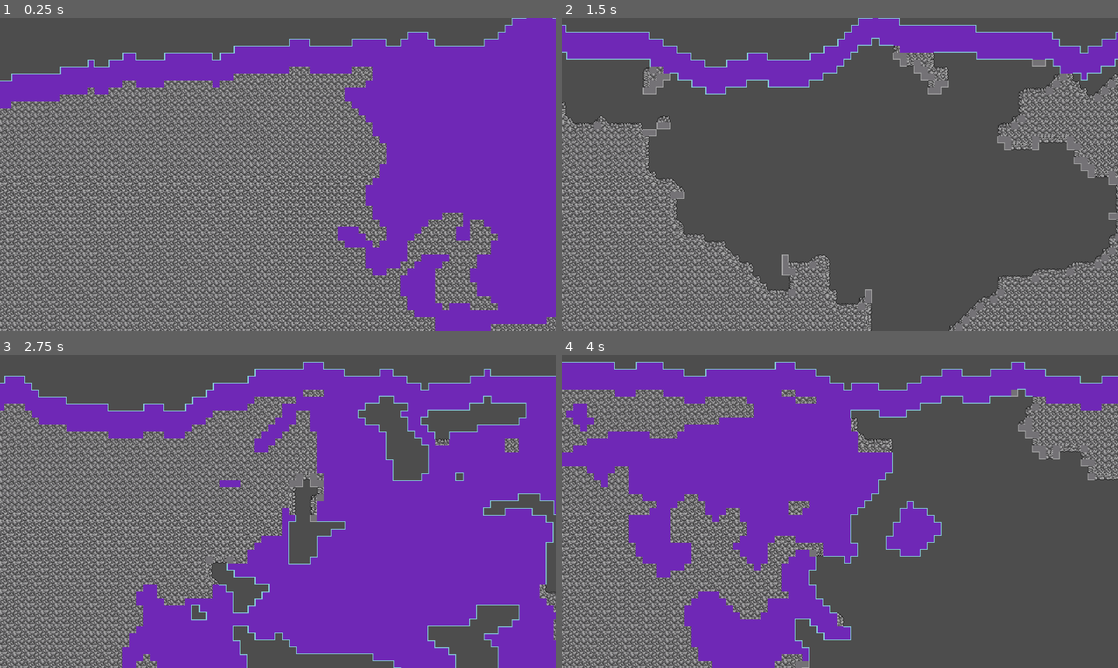
Above: before the commit, frames 1-4 (two rows, left to right).
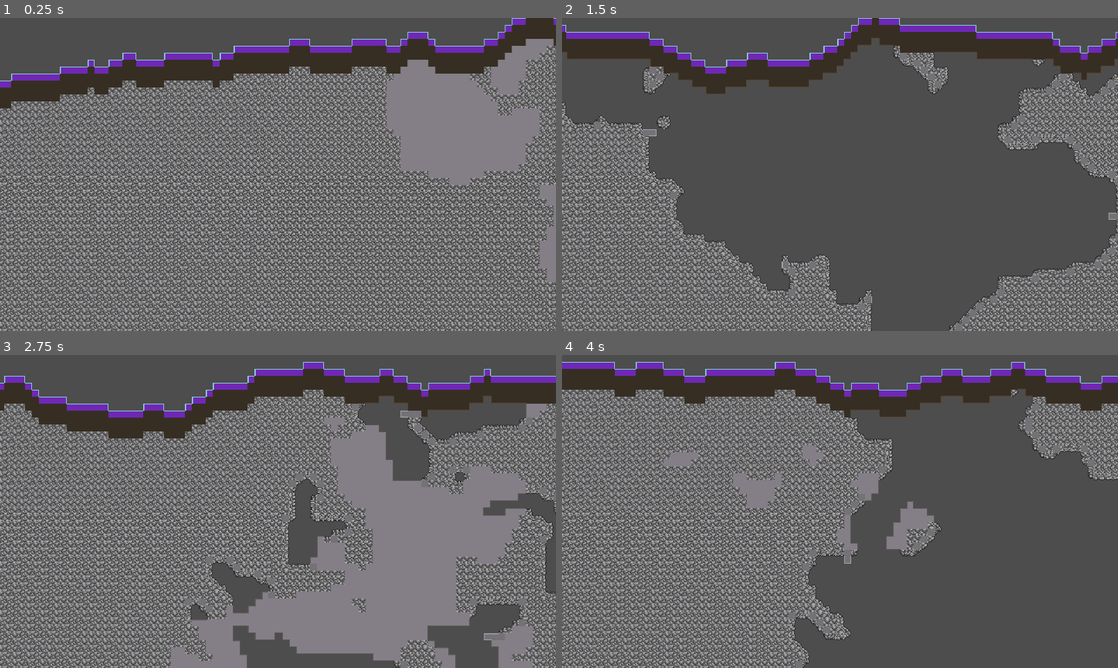
Above: after the commit, the same moments.

Repository: snuggyizme/terraria2
Game: Godot game, scene res://scenes/world.tscn
Same seed, same stepped clock (60 frames per second), same inputs: the game is played once before the commit and once after it. The project has no main scene, so this scene is started directly.
Inputs:
- Up to frame 1 (0.25 s): no input
- Up to frame 2 (1.5 s): tap Enter at 0.5 s; hold W (w) 0.53-1.28 s; tap Space at 1.25 s; tap W (w) at 1.35 s
- Up to frame 3 (2.75 s): tap Enter at 2 s; hold W (w) from 2.03 s (still down)
- Up to frame 4 (4 s): tap Space at 2.75 s; release W (w) at 2.78 s; tap W (w) at 2.85 s; tap Enter at 3.5 s; hold W (w) from 3.53 s (still down)

The runs differ from the first frame. In frame 1, 31% of the frame differs, in the area x 0-100%, y 0-100%; in frame 2, 7.3%; in frame 3, 45%, in the area x 0-100%, y 4-100%; in frame 4, 32%.

Commit message:
temp sheets for other blocks

Diff:
--- a/assets/resources/tileset.tres
+++ b/assets/resources/tileset.tres
@@ -2,6 +2,8 @@
 
 [ext_resource type="Texture2D" uid="uid://bfk4ht7hioj8g" path="res://assets/sprites/tiles/template.png" id="1_5mwl8"]
 [ext_resource type="Texture2D" uid="uid://7ri75qxowmmj" path="res://assets/sprites/tiles/stone.png" id="2_oldks"]
+[ext_resource type="Texture2D" uid="uid://bqja8hc54knea" path="res://assets/sprites/tiles/andesite.png" id="3_5xk8l"]
+[ext_resource type="Texture2D" uid="uid://d0al77ock078u" path="res://assets/sprites/tiles/dirt.png" id="4_qb64b"]
 
 [sub_resource type="OccluderPolygon2D" id="OccluderPolygon2D_5mwl8"]
 polygon = PackedVector2Array(4, -4, 4, 4, -4, 4, -4, -4)
@@ -765,7 +767,6 @@
 7:0/0/terrains_peering_bit/bottom_side = 0
 7:0/0/terrains_peering_bit/bottom_left_corner = 0
 7:0/0/terrains_peering_bit/left_side = 0
-8:0/0 = 0
 0:1/0 = 0
 0:1/0/terrain_set = 0
 0:1/0/terrain = 0
@@ -830,7 +831,6 @@
 7:1/0/terrains_peering_bit/top_left_corner = 0
 7:1/0/terrains_peering_bit/top_side = 0
 7:1/0/terrains_peering_bit/top_right_corner = 0
-8:1/0 = 0
 0:2/0 = 0
 0:2/0/terrain_set = 0
 0:2/0/terrain = 0
@@ -895,7 +895,6 @@
 7:2/0/terrains_peering_bit/left_side = 0
 7:2/0/terrains_peering_bit/top_left_corner = 0
 7:2/0/terrains_peering_bit/top_side = 0
-8:2/0 = 0
 0:3/0 = 0
 0:3/0/terrain_set = 0
 0:3/0/terrain = 0
@@ -944,7 +943,6 @@
 7:3/0/terrains_peering_bit/left_side = 0
 7:3/0/terrains_peering_bit/top_left_corner = 0
 7:3/0/terrains_peering_bit/top_side = 0
-8:3/0 = 0
 0:4/0 = 0
 1:4/0 = 0
 2:4/0 = 0
@@ -953,7 +951,6 @@
 5:4/0 = 0
 6:4/0 = 0
 7:4/0 = 0
-8:4/0 = 0
 0:5/0 = 0
 1:5/0 = 0
 2:5/0 = 0
@@ -962,7 +959,6 @@
 5:5/0 = 0
 6:5/0 = 0
 7:5/0 = 0
-8:5/0 = 0
 0:6/0 = 0
 1:6/0 = 0
 2:6/0 = 0
@@ -971,7 +967,6 @@
 5:6/0 = 0
 6:6/0 = 0
 7:6/0 = 0
-8:6/0 = 0
 0:7/0 = 0
 1:7/0 = 0
 2:7/0 = 0
@@ -980,7 +975,6 @@
 5:7/0 = 0
 6:7/0 = 0
 7:7/0 = 0
-8:7/0 = 0
 0:8/0 = 0
 1:8/0 = 0
 2:8/0 = 0
@@ -989,7 +983,343 @@
 5:8/0 = 0
 6:8/0 = 0
 7:8/0 = 0
-8:8/0 = 0
+0:9/0 = 0
+1:9/0 = 0
+2:9/0 = 0
+3:9/0 = 0
+4:9/0 = 0
+5:9/0 = 0
+6:9/0 = 0
+7:9/0 = 0
+
+[sub_resource type="OccluderPolygon2D" id="OccluderPolygon2D_5xk8l"]
+polygon = PackedVector2Array(4, -4, 4, 4, -4, 4, -4, -4, -1.725935, -4)
+
+[sub_resource type="OccluderPolygon2D" id="OccluderPolygon2D_qb64b"]
+polygon = PackedVector2Array(4, -4, 4, 4, -4, 4, -4, -4, -1.725935, -4)
+
+[sub_resource type="OccluderPolygon2D" id="OccluderPolygon2D_wlh5q"]
+polygon = PackedVector2Array(4, -4, 4, 4, -4, 4, -4, -4, -1.725935, -4)
+
+[sub_resource type="OccluderPolygon2D" id="OccluderPolygon2D_m7veq"]
+polygon = PackedVector2Array(4, -4, 4, 4, -4, 4, -4, -4, -1.725935, -4)
+
+[sub_resource type="TileSetAtlasSource" id="TileSetAtlasSource_qb64b"]
+texture = ExtResource("3_5xk8l")
+separation = Vector2i(1, 1)
+texture_region_size = Vector2i(8, 8)
+0:0/0 = 0
+0:0/0/occlusion_layer_0/polygon_0/polygon = SubResource("OccluderPolygon2D_5xk8l")
+0:0/0/physics_layer_0/polygon_0/points = PackedVector2Array(4, -4, 4, 4, -4, 4, -4, -4)
+1:0/0 = 0
+1:0/0/occlusion_layer_0/polygon_0/polygon = SubResource("OccluderPolygon2D_5xk8l")
+1:0/0/physics_layer_0/polygon_0/points = PackedVector2Array(4, -4, 4, 4, -4, 4, -4, -4)
+2:0/0 = 0
+2:0/0/occlusion_layer_0/polygon_0/polygon = SubResource("OccluderPolygon2D_5xk8l")
+2:0/0/physics_layer_0/polygon_0/points = PackedVector2Array(4, -4, 4, 4, -4, 4, -4, -4)
+3:0/0 = 0
+3:0/0/occlusion_layer_0/polygon_0/polygon = SubResource("OccluderPolygon2D_5xk8l")
+3:0/0/physics_layer_0/polygon_0/points = PackedVector2Array(4, -4, 4, 4, -4, 4, -4, -4)
+4:0/0 = 0
+4:0/0/occlusion_layer_0/polygon_0/polygon = SubResource("OccluderPolygon2D_5xk8l")
+4:0/0/physics_layer_0/polygon_0/points = PackedVector2Array(4, -4, 4, 4, -4, 4, -4, -4)
+5:0/0 = 0
+5:0/0/occlusion_layer_0/polygon_0/polygon = SubResource("OccluderPolygon2D_5xk8l")
+5:0/0/physics_layer_0/polygon_0/points = PackedVector2Array(4, -4, 4, 4, -4, 4, -4, -4)
+6:0/0 = 0
+6:0/0/occlusion_layer_0/polygon_0/polygon = SubResource("OccluderPolygon2D_5xk8l")
+6:0/0/physics_layer_0/polygon_0/points = PackedVector2Array(4, -4, 4, 4, -4, 4, -4, -4)
+7:0/0 = 0
+7:0/0/occlusion_layer_0/polygon_0/polygon = SubResource("OccluderPolygon2D_5xk8l")
+7:0/0/physics_layer_0/polygon_0/points = PackedVector2Array(4, -4, 4, 4, -4, 4, -4, -4)
+0:1/0 = 0
+0:1/0/occlusion_layer_0/polygon_0/polygon = SubResource("OccluderPolygon2D_qb64b")
+0:1/0/physics_layer_0/polygon_0/points = PackedVector2Array(4, -4, 4, 4, -4, 4, -4, -4)
+1:1/0 = 0
+1:1/0/occlusion_layer_0/polygon_0/polygon = SubResource("OccluderPolygon2D_qb64b")
+1:1/0/physics_layer_0/polygon_0/points = PackedVector2Array(4, -4, 4, 4, -4, 4, -4, -4)
+2:1/0 = 0
+2:1/0/occlusion_layer_0/polygon_0/polygon = SubResource("OccluderPolygon2D_qb64b")
+2:1/0/physics_layer_0/polygon_0/points = PackedVector2Array(4, -4, 4, 4, -4, 4, -4, -4)
+3:1/0 = 0
+3:1/0/occlusion_layer_0/polygon_0/polygon = SubResource("OccluderPolygon2D_qb64b")
+3:1/0/physics_layer_0/polygon_0/points = PackedVector2Array(4, -4, 4, 4, -4, 4, -4, -4)
+4:1/0 = 0
+4:1/0/occlusion_layer_0/polygon_0/polygon = SubResource("OccluderPolygon2D_qb64b")
+4:1/0/physics_layer_0/polygon_0/points = PackedVector2Array(4, -4, 4, 4, -4, 4, -4, -4)
+5:1/0 = 0
+5:1/0/occlusion_layer_0/polygon_0/polygon = SubResource("OccluderPolygon2D_qb64b")
+5:1/0/physics_layer_0/polygon_0/points = PackedVector2Array(4, -4, 4, 4, -4, 4, -4, -4)
+6:1/0 = 0
+6:1/0/occlusion_layer_0/polygon_0/polygon = SubResource("OccluderPolygon2D_qb64b")
+6:1/0/physics_layer_0/polygon_0/points = PackedVector2Array(4, -4, 4, 4, -4, 4, -4, -4)
+7:1/0 = 0
+7:1/0/occlusion_layer_0/polygon_0/polygon = SubResource("OccluderPolygon2D_qb64b")
+7:1/0/physics_layer_0/polygon_0/points = PackedVector2Array(4, -4, 4, 4, -4, 4, -4, -4)
+0:2/0 = 0
+0:2/0/occlusion_layer_0/polygon_0/polygon = SubResource("OccluderPolygon2D_qb64b")
+0:2/0/physics_layer_0/polygon_0/points = PackedVector2Array(4, -4, 4, 4, -4, 4, -4, -4)
+1:2/0 = 0
+1:2/0/occlusion_layer_0/polygon_0/polygon = SubResource("OccluderPolygon2D_qb64b")
+1:2/0/physics_layer_0/polygon_0/points = PackedVector2Array(4, -4, 4, 4, -4, 4, -4, -4)
+2:2/0 = 0
+2:2/0/occlusion_layer_0/polygon_0/polygon = SubResource("OccluderPolygon2D_qb64b")
+2:2/0/physics_layer_0/polygon_0/points = PackedVector2Array(4, -4, 4, 4, -4, 4, -4, -4)
+3:2/0 = 0
+3:2/0/occlusion_layer_0/polygon_0/polygon = SubResource("OccluderPolygon2D_qb64b")
+3:2/0/physics_layer_0/polygon_0/points = PackedVector2Array(4, -4, 4, 4, -4, 4, -4, -4)
+4:2/0 = 0
+4:2/0/occlusion_layer_0/polygon_0/polygon = SubResource("OccluderPolygon2D_qb64b")
+4:2/0/physics_layer_0/polygon_0/points = PackedVector2Array(4, -4, 4, 4, -4, 4, -4, -4)
+5:2/0 = 0
+5:2/0/occlusion_layer_0/polygon_0/polygon = SubResource("OccluderPolygon2D_qb64b")
+5:2/0/physics_layer_0/polygon_0/points = PackedVector2Array(4, -4, 4, 4, -4, 4, -4, -4)
+6:2/0 = 0
+6:2/0/occlusion_layer_0/polygon_0/polygon = SubResource("OccluderPolygon2D_qb64b")
+6:2/0/physics_layer_0/polygon_0/points = PackedVector2Array(4, -4, 4, 4, -4, 4, -4, -4)
+7:2/0 = 0
+7:2/0/occlusion_layer_0/polygon_0/polygon = SubResource("OccluderPolygon2D_qb64b")
+7:2/0/physics_layer_0/polygon_0/points = PackedVector2Array(4, -4, 4, 4, -4, 4, -4, -4)
+0:3/0 = 0
+0:3/0/occlusion_layer_0/polygon_0/polygon = SubResource("OccluderPolygon2D_qb64b")
+0:3/0/physics_layer_0/polygon_0/points = PackedVector2Array(4, -4, 4, 4, -4, 4, -4, -4)
+1:3/0 = 0
+1:3/0/occlusion_layer_0/polygon_0/polygon = SubResource("OccluderPolygon2D_qb64b")
+1:3/0/physics_layer_0/polygon_0/points = PackedVector2Array(4, -4, 4, 4, -4, 4, -4, -4)
+2:3/0 = 0
+2:3/0/occlusion_layer_0/polygon_0/polygon = SubResource("OccluderPolygon2D_qb64b")
+2:3/0/physics_layer_0/polygon_0/points = PackedVector2Array(4, -4, 4, 4, -4, 4, -4, -4)
+3:3/0 = 0
+3:3/0/occlusion_layer_0/polygon_0/polygon = SubResource("OccluderPolygon2D_qb64b")
+3:3/0/physics_layer_0/polygon_0/points = PackedVector2Array(4, -4, 4, 4, -4, 4, -4, -4)
+4:3/0 = 0
+4:3/0/occlusion_layer_0/polygon_0/polygon = SubResource("OccluderPolygon2D_qb64b")
+4:3/0/physics_layer_0/polygon_0/points = PackedVector2Array(4, -4, 4, 4, -4, 4, -4, -4)
+5:3/0 = 0
+5:3/0/occlusion_layer_0/polygon_0/polygon = SubResource("OccluderPolygon2D_qb64b")
+5:3/0/physics_layer_0/polygon_0/points = PackedVector2Array(4, -4, 4, 4, -4, 4, -4, -4)
+6:3/0 = 0
+6:3/0/occlusion_layer_0/polygon_0/polygon = SubResource("OccluderPolygon2D_qb64b")
+6:3/0/physics_layer_0/polygon_0/points = PackedVector2Array(4, -4, 4, 4, -4, 4, -4, -4)
+7:3/0 = 0
+7:3/0/occlusion_layer_0/polygon_0/polygon = SubResource("OccluderPolygon2D_qb64b")
+7:3/0/physics_layer_0/polygon_0/points = PackedVector2Array(4, -4, 4, 4, -4, 4, -4, -4)
+0:4/0 = 0
+0:4/0/occlusion_layer_0/polygon_0/polygon = SubResource("OccluderPolygon2D_qb64b")
+0:4/0/physics_layer_0/polygon_0/points = PackedVector2Array(4, -4, 4, 4, -4, 4, -4, -4)
+1:4/0 = 0
+1:4/0/occlusion_layer_0/polygon_0/polygon = SubResource("OccluderPolygon2D_qb64b")
+1:4/0/physics_layer_0/polygon_0/points = PackedVector2Array(4, -4, 4, 4, -4, 4, -4, -4)
+2:4/0 = 0
+2:4/0/occlusion_layer_0/polygon_0/polygon = SubResource("OccluderPolygon2D_qb64b")
+2:4/0/physics_layer_0/polygon_0/points = PackedVector2Array(4, -4, 4, 4, -4, 4, -4, -4)
+3:4/0 = 0
+3:4/0/occlusion_layer_0/polygon_0/polygon = SubResource("OccluderPolygon2D_qb64b")
+3:4/0/physics_layer_0/polygon_0/points = PackedVector2Array(4, -4, 4, 4, -4, 4, -4, -4)
+4:4/0 = 0
+4:4/0/occlusion_layer_0/polygon_0/polygon = SubResource("OccluderPolygon2D_wlh5q")
+4:4/0/physics_layer_0/polygon_0/points = PackedVector2Array(4, -4, 4, 4, -4, 4, -4, -4)
+5:4/0 = 0
+5:4/0/occlusion_layer_0/polygon_0/polygon = SubResource("OccluderPolygon2D_qb64b")
+5:4/0/physics_layer_0/polygon_0/points = PackedVector2Array(4, -4, 4, 4, -4, 4, -4, -4)
+6:4/0 = 0
+6:4/0/occlusion_layer_0/polygon_0/polygon = SubResource("OccluderPolygon2D_qb64b")
+6:4/0/physics_layer_0/polygon_0/points = PackedVector2Array(4, -4, 4, 4, -4, 4, -4, -4)
+7:4/0 = 0
+7:4/0/occlusion_layer_0/polygon_0/polygon = SubResource("OccluderPolygon2D_qb64b")
+7:4/0/physics_layer_0/polygon_0/points = PackedVector2Array(4, -4, 4, 4, -4, 4, -4, -4)
+0:5/0 = 0
+0:5/0/occlusion_layer_0/polygon_0/polygon = SubResource("OccluderPolygon2D_wlh5q")
+0:5/0/physics_layer_0/polygon_0/points = PackedVector2Array(4, -4, 4, 4, -4, 4, -4, -4)
+1:5/0 = 0
+1:5/0/occlusion_layer_0/polygon_0/polygon = SubResource("OccluderPolygon2D_wlh5q")
+1:5/0/physics_layer_0/polygon_0/points = PackedVector2Array(4, -4, 4, 4, -4, 4, -4, -4)
+2:5/0 = 0
+2:5/0/occlusion_layer_0/polygon_0/polygon = SubResource("OccluderPolygon2D_wlh5q")
+2:5/0/physics_layer_0/polygon_0/points = PackedVector2Array(4, -4, 4, 4, -4, 4, -4, -4)
+3:5/0 = 0
+3:5/0/occlusion_layer_0/polygon_0/polygon = SubResource("OccluderPolygon2D_wlh5q")
+3:5/0/physics_layer_0/polygon_0/points = PackedVector2Array(4, -4, 4, 4, -4, 4, -4, -4)
+4:5/0 = 0
+4:5/0/physics_layer_0/polygon_0/points = PackedVector2Array(4, -4, 4, 4, -4, 4, -4, -4)
+5:5/0 = 0
+5:5/0/occlusion_layer_0/polygon_0/polygon = SubResource("OccluderPolygon2D_wlh5q")
+5:5/0/physics_layer_0/polygon_0/points = PackedVector2Array(4, -4, 4, 4, -4, 4, -4, -4)
+6:5/0 = 0
+6:5/0/occlusion_layer_0/polygon_0/polygon = SubResource("OccluderPolygon2D_wlh5q")
+6:5/0/physics_layer_0/polygon_0/points = PackedVector2Array(4, -4, 4, 4, -4, 4, -4, -4)
+7:5/0 = 0
+7:5/0/occlusion_layer_0/polygon_0/polygon = SubResource("OccluderPolygon2D_wlh5q")
+7:5/0/physics_layer_0/polygon_0/points = PackedVector2Array(4, -4, 4, 4, -4, 4, -4, -4)
+0:6/0 = 0
+0:6/0/occlusion_layer_0/polygon_0/polygon = SubResource("OccluderPolygon2D_wlh5q")
+0:6/0/physics_layer_0/polygon_0/points = PackedVector2Array(4, -4, 4, 4, -4, 4, -4, -4)
+1:6/0 = 0
+1:6/0/occlusion_layer_0/polygon_0/polygon = SubResource("OccluderPolygon2D_wlh5q")
+1:6/0/physics_layer_0/polygon_0/points = PackedVector2Array(4, -4, 4, 4, -4, 4, -4, -4)
+2:6/0 = 0
+2:6/0/occlusion_layer_0/polygon_0/polygon = SubResource("OccluderPolygon2D_wlh5q")
+2:6/0/physics_layer_0/polygon_0/points = PackedVector2Array(4, -4, 4, 4, -4, 4, -4, -4)
+4:6/0 = 0
+4:6/0/occlusion_layer_0/polygon_0/polygon = SubResource("OccluderPolygon2D_wlh5q")
+4:6/0/physics_layer_0/polygon_0/points = PackedVector2Array(4, -4, 4, 4, -4, 4, -4, -4)
+5:6/0 = 0
+5:6/0/occlusion_layer_0/polygon_0/polygon = SubResource("OccluderPolygon2D_m7veq")
+5:6/0/physics_layer_0/polygon_0/points = PackedVector2Array(4, -4, 4, 4, -4, 4, -4, -4)
+6:6/0 = 0
+6:6/0/occlusion_layer_0/polygon_0/polygon = SubResource("OccluderPolygon2D_m7veq")
+6:6/0/physics_layer_0/polygon_0/points = PackedVector2Array(4, -4, 4, 4, -4, 4, -4, -4)
+7:6/0 = 0
+7:6/0/occlusion_layer_0/polygon_0/polygon = SubResource("OccluderPolygon2D_wlh5q")
+7:6/0/physics_layer_0/polygon_0/points = PackedVector2Array(4, -4, 4, 4, -4, 4, -4, -4)
+0:7/0 = 0
+0:7/0/occlusion_layer_0/polygon_0/polygon = SubResource("OccluderPolygon2D_wlh5q")
+0:7/0/physics_layer_0/polygon_0/points = PackedVector2Array(4, -4, 4, 4, -4, 4, -4, -4)
+1:7/0 = 0
+1:7/0/occlusion_layer_0/polygon_0/polygon = SubResource("OccluderPolygon2D_wlh5q")
+1:7/0/physics_layer_0/polygon_0/points = PackedVector2Array(4, -4, 4, 4, -4, 4, -4, -4)
+2:7/0 = 0
+2:7/0/occlusion_layer_0/polygon_0/polygon = SubResource("OccluderPolygon2D_wlh5q")
+2:7/0/physics_layer_0/polygon_0/points = PackedVector2Array(4, -4, 4, 4, -4, 4, -4, -4)
+3:7/0 = 0
+3:7/0/occlusion_layer_0/polygon_0/polygon = SubResource("OccluderPolygon2D_wlh5q")
+3:7/0/physics_layer_0/polygon_0/points = PackedVector2Array(4, -4, 4, 4, -4, 4, -4, -4)
+4:7/0 = 0
+4:7/0/occlusion_layer_0/polygon_0/polygon = SubResource("OccluderPolygon2D_wlh5q")
+4:7/0/physics_layer_0/polygon_0/points = PackedVector2Array(4, -4, 4, 4, -4, 4, -4, -4)
+5:7/0 = 0
+5:7/0/occlusion_layer_0/polygon_0/polygon = SubResource("OccluderPolygon2D_wlh5q")
+5:7/0/physics_layer_0/polygon_0/points = PackedVector2Array(4, -4, 4, 4, -4, 4, -4, -4)
+6:7/0 = 0
+6:7/0/occlusion_layer_0/polygon_0/polygon = SubResource("OccluderPolygon2D_wlh5q")
+6:7/0/physics_layer_0/polygon_0/points = PackedVector2Array(4, -4, 4, 4, -4, 4, -4, -4)
+7:7/0 = 0
+7:7/0/occlusion_layer_0/polygon_0/polygon = SubResource("OccluderPolygon2D_wlh5q")
+7:7/0/physics_layer_0/polygon_0/points = PackedVector2Array(4, -4, 4, 4, -4, 4, -4, -4)
+0:8/0 = 0
+0:8/0/occlusion_layer_0/polygon_0/polygon = SubResource("OccluderPolygon2D_wlh5q")
+0:8/0/physics_layer_0/polygon_0/points = PackedVector2Array(4, -4, 4, 4, -4, 4, -4, -4)
+1:8/0 = 0
+1:8/0/occlusion_layer_0/polygon_0/polygon = SubResource("OccluderPolygon2D_wlh5q")
+1:8/0/physics_layer_0/polygon_0/points = PackedVector2Array(4, -4, 4, 4, -4, 4, -4, -4)
+2:8/0 = 0
+2:8/0/occlusion_layer_0/polygon_0/polygon = SubResource("OccluderPolygon2D_wlh5q")
+2:8/0/physics_layer_0/polygon_0/points = PackedVector2Array(4, -4, 4, 4, -4, 4, -4, -4)
+3:8/0 = 0
+3:8/0/occlusion_layer_0/polygon_0/polygon = SubResource("OccluderPolygon2D_wlh5q")
+3:8/0/physics_layer_0/polygon_0/points = PackedVector2Array(4, -4, 4, 4, -4, 4, -4, -4)
+4:8/0 = 0
+4:8/0/occlusion_layer_0/polygon_0/polygon = SubResource("OccluderPolygon2D_wlh5q")
+4:8/0/physics_layer_0/polygon_0/points = PackedVector2Array(4, -4, 4, 4, -4, 4, -4, -4)
+5:8/0 = 0
+5:8/0/occlusion_layer_0/polygon_0/polygon = SubResource("OccluderPolygon2D_wlh5q")
+5:8/0/physics_layer_0/polygon_0/points = PackedVector2Array(4, -4, 4, 4, -4, 4, -4, -4)
+6:8/0 = 0
+6:8/0/occlusion_layer_0/polygon_0/polygon = SubResource("OccluderPolygon2D_wlh5q")
+6:8/0/physics_layer_0/polygon_0/points = PackedVector2Array(4, -4, 4, 4, -4, 4, -4, -4)
+7:8/0 = 0
+7:8/0/occlusion_layer_0/polygon_0/polygon = SubResource("OccluderPolygon2D_wlh5q")
+7:8/0/physics_layer_0/polygon_0/points = PackedVector2Array(4, -4, 4, 4, -4, 4, -4, -4)
+0:9/0 = 0
+0:9/0/occlusion_layer_0/polygon_0/polygon = SubResource("OccluderPolygon2D_wlh5q")
+0:9/0/physics_layer_0/polygon_0/points = PackedVector2Array(4, -4, 4, 4, -4, 4, -4, -4)
+1:9/0 = 0
+1:9/0/occlusion_layer_0/polygon_0/polygon = SubResource("OccluderPolygon2D_wlh5q")
+1:9/0/physics_layer_0/polygon_0/points = PackedVector2Array(4, -4, 4, 4, -4, 4, -4, -4)
+2:9/0 = 0
+2:9/0/occlusion_layer_0/polygon_0/polygon = SubResource("OccluderPolygon2D_wlh5q")
+2:9/0/physics_layer_0/polygon_0/points = PackedVector2Array(4, -4, 4, 4, -4, 4, -4, -4)
+3:9/0 = 0
+3:9/0/occlusion_layer_0/polygon_0/polygon = SubResource("OccluderPolygon2D_wlh5q")
+3:9/0/physics_layer_0/polygon_0/points = PackedVector2Array(4, -4, 4, 4, -4, 4, -4, -4)
+4:9/0 = 0
+4:9/0/occlusion_layer_0/polygon_0/polygon = SubResource("OccluderPolygon2D_wlh5q")
+4:9/0/physics_layer_0/polygon_0/points = PackedVector2Array(4, -4, 4, 4, -4, 4, -4, -4)
+5:9/0 = 0
+5:9/0/occlusion_layer_0/polygon_0/polygon = SubResource("OccluderPolygon2D_wlh5q")
+5:9/0/physics_layer_0/polygon_0/points = PackedVector2Array(4, -4, 4, 4, -4, 4, -4, -4)
+6:9/0 = 0
+6:9/0/occlusion_layer_0/polygon_0/polygon = SubResource("OccluderPolygon2D_wlh5q")
+6:9/0/physics_layer_0/polygon_0/points = PackedVector2Array(4, -4, 4, 4, -4, 4, -4, -4)
+7:9/0 = 0
+7:9/0/occlusion_layer_0/polygon_0/polygon = SubResource("OccluderPolygon2D_wlh5q")
+7:9/0/physics_layer_0/polygon_0/points = PackedVector2Array(4, -4, 4, 4, -4, 4, -4, -4)
+
+[sub_resource type="TileSetAtlasSource" id="TileSetAtlasSource_wlh5q"]
+texture = ExtResource("4_qb64b")
+separation = Vector2i(1, 1)
+texture_region_size = Vector2i(8, 8)
+0:0/0 = 0
+1:0/0 = 0
+2:0/0 = 0
+3:0/0 = 0
+4:0/0 = 0
+5:0/0 = 0
+6:0/0 = 0
+7:0/0 = 0
+0:1/0 = 0
+1:1/0 = 0
+2:1/0 = 0
+3:1/0 = 0
+4:1/0 = 0
+5:1/0 = 0
+6:1/0 = 0
+7:1/0 = 0
+0:2/0 = 0
+1:2/0 = 0
+2:2/0 = 0
+3:2/0 = 0
+4:2/0 = 0
+5:2/0 = 0
+6:2/0 = 0
+7:2/0 = 0
+0:3/0 = 0
+1:3/0 = 0
+2:3/0 = 0
+3:3/0 = 0
+4:3/0 = 0
+5:3/0 = 0
+6:3/0 = 0
+7:3/0 = 0
+0:4/0 = 0
+1:4/0 = 0
+2:4/0 = 0
+3:4/0 = 0
+4:4/0 = 0
+5:4/0 = 0
+6:4/0 = 0
+7:4/0 = 0
+0:5/0 = 0
+1:5/0 = 0
+2:5/0 = 0
+3:5/0 = 0
+4:5/0 = 0
+5:5/0 = 0
+6:5/0 = 0
+7:5/0 = 0
+0:6/0 = 0
+1:6/0 = 0
+2:6/0 = 0
+4:6/0 = 0
+5:6/0 = 0
+6:6/0 = 0
+7:6/0 = 0
+0:7/0 = 0
+1:7/0 = 0
+2:7/0 = 0
+3:7/0 = 0
+4:7/0 = 0
+5:7/0 = 0
+6:7/0 = 0
+7:7/0 = 0
+0:8/0 = 0
+1:8/0 = 0
+2:8/0 = 0
+3:8/0 = 0
+4:8/0 = 0
+5:8/0 = 0
+6:8/0 = 0
+7:8/0 = 0
 0:9/0 = 0
 1:9/0 = 0
 2:9/0 = 0
@@ -1008,3 +1338,5 @@
 terrain_set_0/terrain_0/color = Color(2.1728432, 1.5453922, 1.1689216, 1)
 sources/0 = SubResource("TileSetAtlasSource_oldks")
 sources/1 = SubResource("TileSetAtlasSource_5xk8l")
+sources/2 = SubResource("TileSetAtlasSource_qb64b")
+sources/3 = SubResource("TileSetAtlasSource_wlh5q")
--- /dev/null
+++ b/blocks/andesite.tres
@@ -0,0 +1,9 @@
+[gd_resource type="Resource" script_class="Block" format=3 uid="uid://c1nxrcs6oynxm"]
+
+[ext_resource type="Script" uid="uid://dmlb5pb67iuvc" path="res://scripts/resourceDefinitions/block.gd" id="1_ymhqb"]
+
+[resource]
+script = ExtResource("1_ymhqb")
+sourceAtlas = 2
+atlasType = 1
+metadata/_custom_type_script = "uid://dmlb5pb67iuvc"
--- /dev/null
+++ b/blocks/dirt.tres
@@ -0,0 +1,9 @@
+[gd_resource type="Resource" script_class="Block" format=3 uid="uid://dayhqu4tc5gtu"]
+
+[ext_resource type="Script" uid="uid://dmlb5pb67iuvc" path="res://scripts/resourceDefinitions/block.gd" id="1_tisec"]
+
+[resource]
+script = ExtResource("1_tisec")
+sourceAtlas = 3
+atlasType = 1
+metadata/_custom_type_script = "uid://dmlb5pb67iuvc"
--- a/scripts/singletons/global.gd
+++ b/scripts/singletons/global.gd
@@ -11,7 +11,7 @@
 const HILL_HEIGHT := 20
 const DIRT_BUFFER_SIZE := 4
 const UNDERGROUND_NOISE_CAVE_THRESHOLD = -0.1 ## < means open air
-const UNDERGROUND_NOISE_ANDESITE_THRESHOLD = -0.1 ## < means andesite
+const UNDERGROUND_NOISE_ANDESITE_THRESHOLD = -0.2 ## < means andesite
 
 var blockDict: Dictionary
 
Binary file added: assets/sprites/tiles/andesite.aseprite
Binary file added: assets/sprites/tiles/andesite.png
Not shown, added: assets/sprites/tiles/andesite.png.import
Binary file added: assets/sprites/tiles/dirt.aseprite
Binary file added: assets/sprites/tiles/dirt.png
Not shown, added: assets/sprites/tiles/dirt.png.import
Binary file changed: assets/sprites/tiles/stone.aseprite
Binary file changed: assets/sprites/tiles/stone.png
